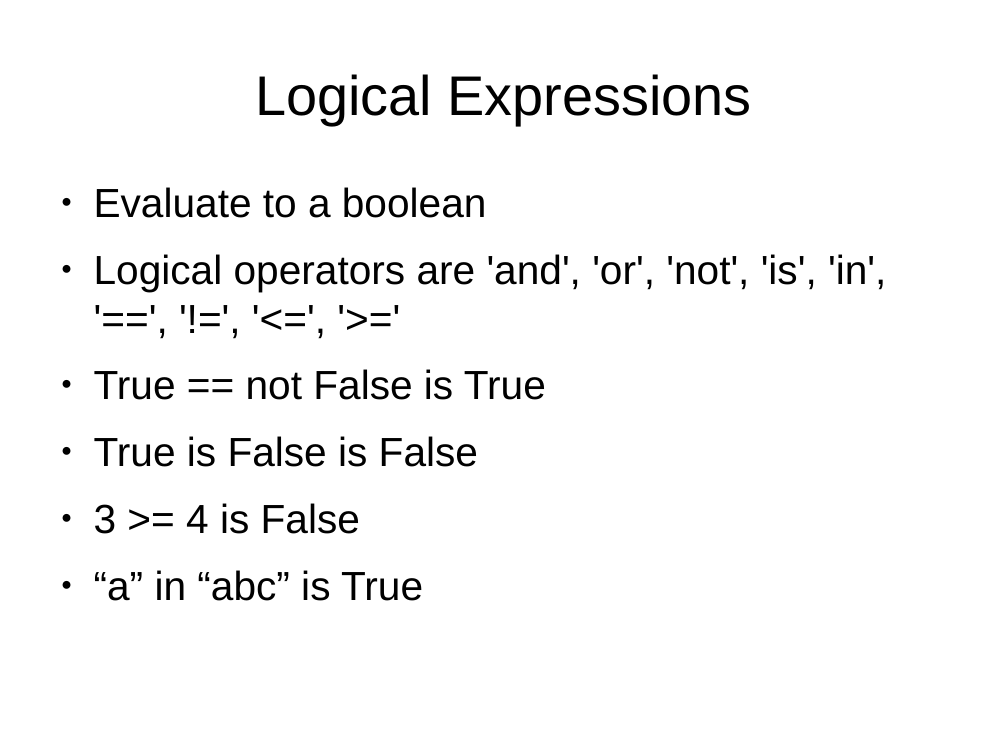
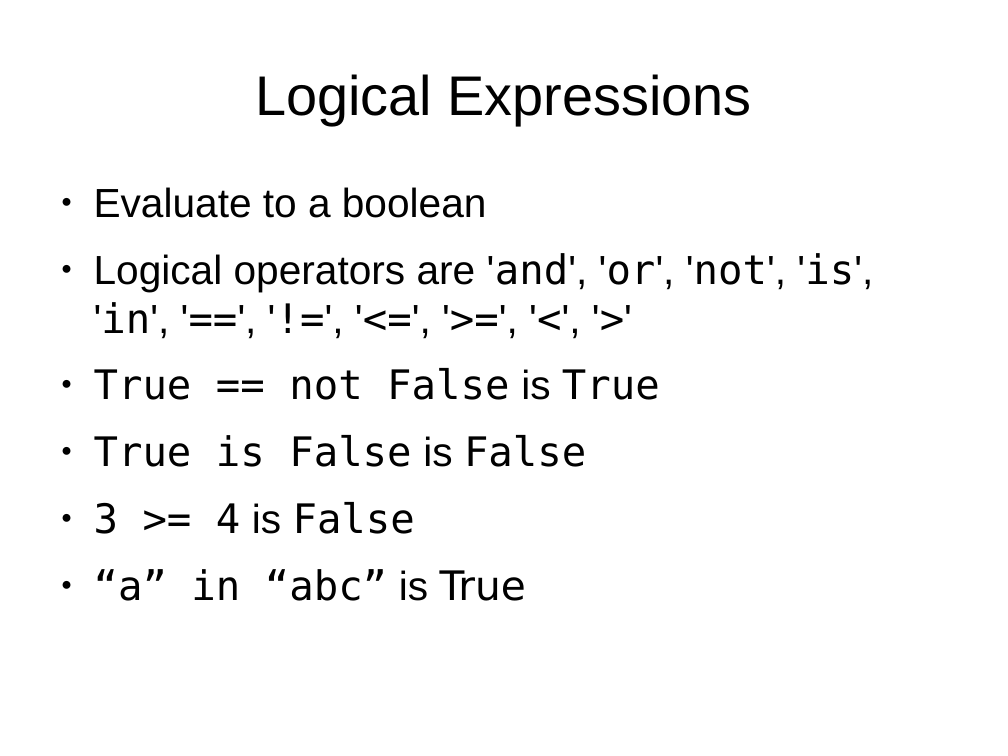
Before and after one commit to bradfordbarr/HacDC-Intro-to-Programming, a slide deck: slide 17 of class_0/class0.odp. Drawn at 1008x756 pixels with LibreOffice and Linux fonts; fonts in the diff are those of the drawing. Boxes give left, top, right and bottom in pixels: in the first picture for what was removed or moved away, otherwise in the second. Text is boxed around its words. In the diff, an @@ line names an element or a change of style, - is before the commit and + after.

```diff
--- a/class_0/class0.odp
+++ b/class_0/class0.odp
@@ text at (94,253,873,339): text changed @@
-● Logical operators are 'and', 'or', 'not', 'is', 'in', '==', '!=', '<=', '>='
+● Logical operators are 'and', 'or', 'not', 'is', 'in', '==', '!=', '<=', '>=', '<', '>'
@@ text at (94,368,660,601): font Arial to DejaVu Sans Mono in "True == not False True", "True is False False", "3 >= 4 False", "“a” in “abc”"; font Arial to DejaVu Sans in "True" @@
```
Also in this commit, not shown: 1 other slide changed, 5 other files.
